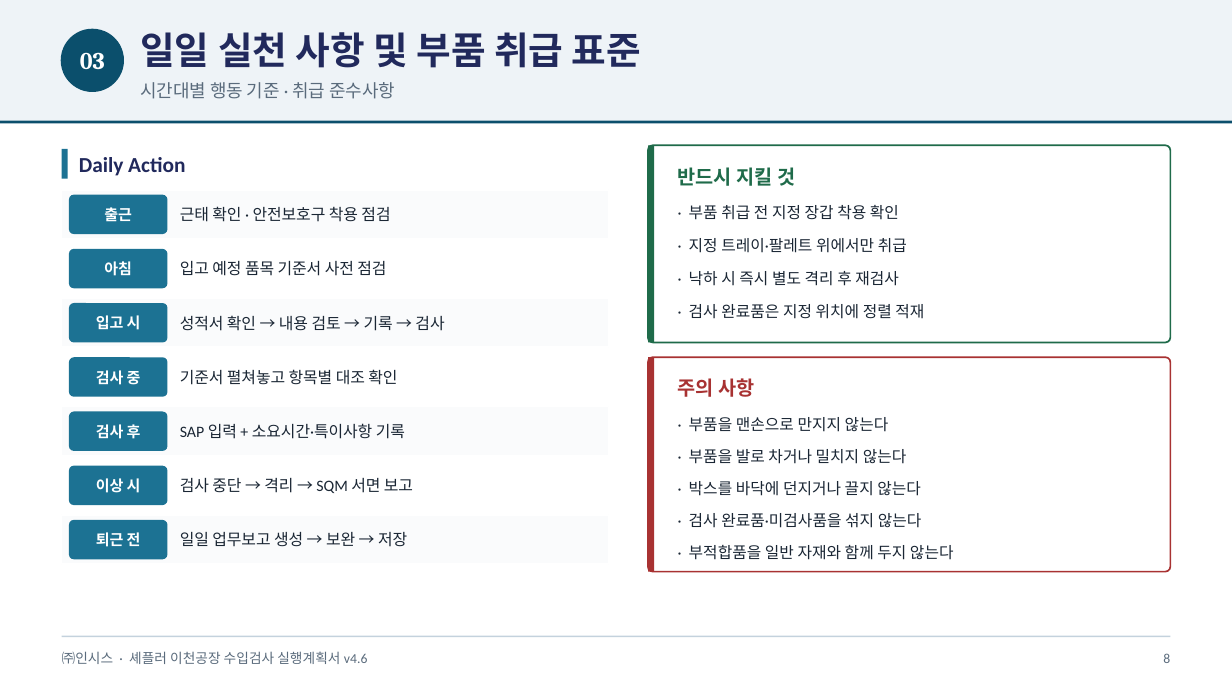
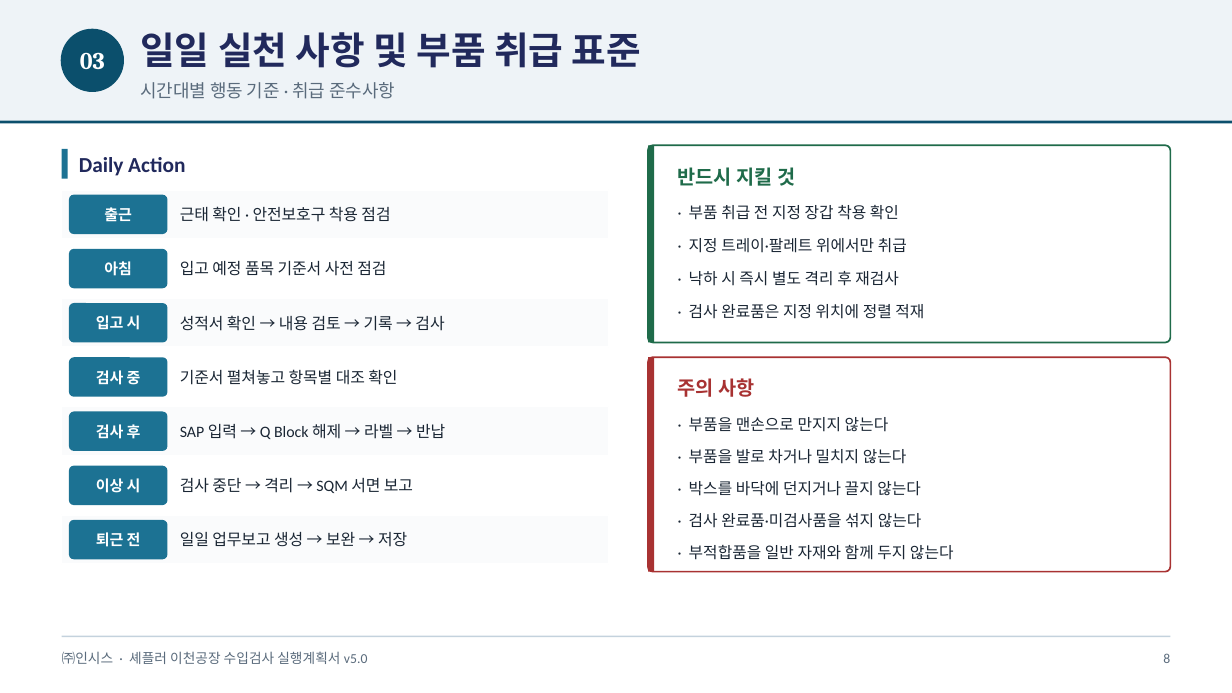
Before and after one commit to Insys-HQ/Insys-review, a slide deck: slide 8 of action_plan.pptx. Drawn at 1232x693 pixels with LibreOffice and Linux fonts; fonts in the diff are those of the drawing. Boxes give left, top, right and bottom in pixels: in the first picture for what was removed or moved away, otherwise in the second. Text is boxed around its words. In the diff, an @@ line names an element or a change of style, - is before the commit and + after.

```diff
--- a/action_plan.pptx
+++ b/action_plan.pptx
@@ text at (x1=180, y1=424, x2=445, y2=439): text changed @@
-SAP 입력 + 소요시간·특이사항 기록
+SAP 입력 → Q Block 해제 → 라벨 → 반납
@@ text at (x1=62, y1=651, x2=368, y2=664): text changed @@
-㈜인시스 · 셰플러 이천공장 수입검사 실행계획서 v4.6
+㈜인시스 · 셰플러 이천공장 수입검사 실행계획서 v5.0
```
Also in this commit, not shown: 12 other slides changed.
